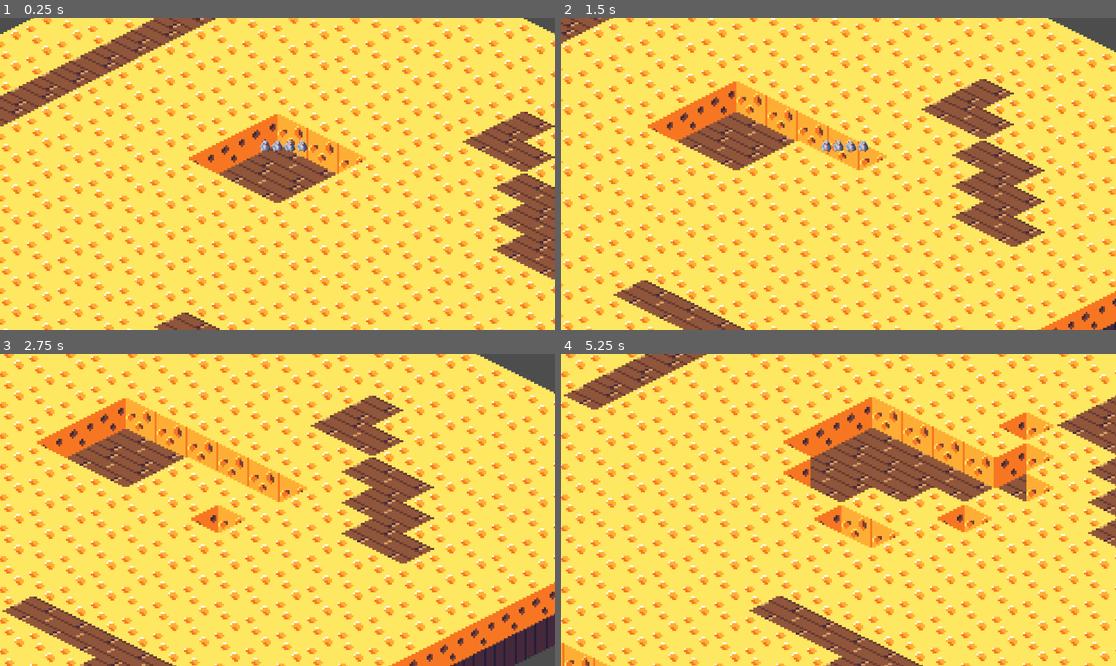
Above: before the commit, frames 1-4 (two rows, left to right).
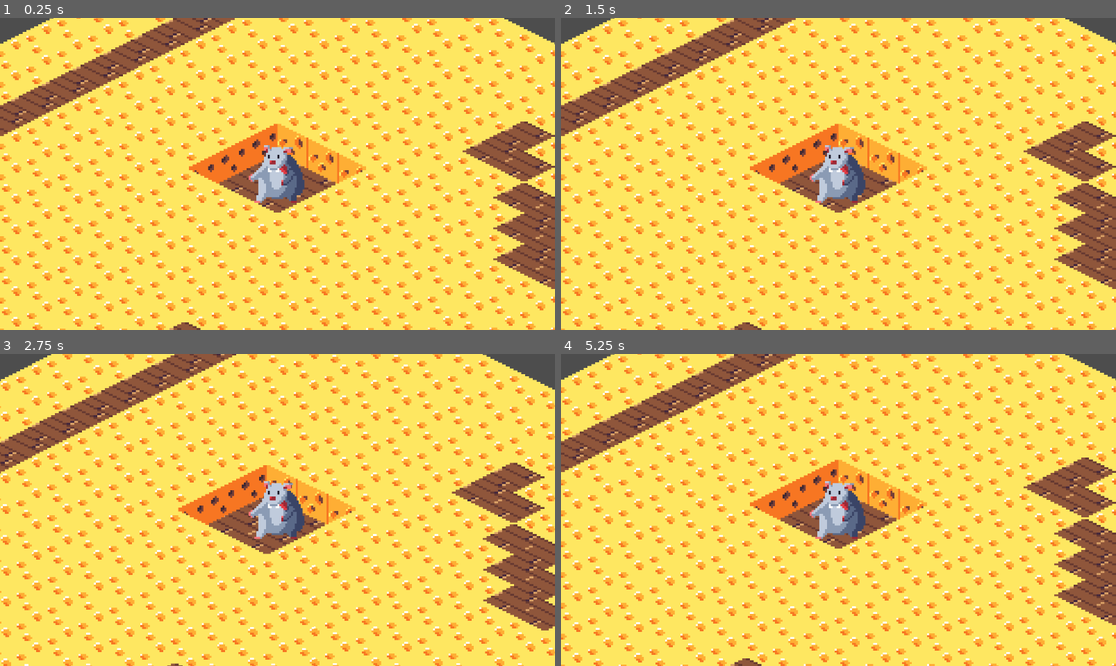
Above: after the commit, the same moments.

Repository: VirtuByte/chubby-cheese-chaser
Game: Godot game, scene res://main.tscn
The game is run twice, just before and just after one commit, with the same random seed, the same clock (stepped at 60 frames per second) and the same inputs.
Inputs (mouse positions are in pixels of both pictures, inside the frame that each line leads up to):
- Up to frame 1 (0.25 s): no input
- Up to frame 2 (1.5 s): tap Enter at 0.5 s; move the mouse to (960, 158) at 0.52 s; hold D (move_right) 0.53-1.28 s; hold Space (dig) 0.53-1.28 s; click (960, 158) at 0.8 s; move the mouse to (727, 189) at 1.27 s; hold S (move_down) from 1.28 s (still down); click (727, 189) at 1.35 s
- Up to frame 3 (2.75 s): tap Space (dig) at 1.55, 2 s; move the mouse to (333, 441) at 2.02 s; release S (move_down) at 2.03 s; hold D (move_right) from 2.03 s (still down); hold Space (dig) from 2.03 s (still down); click (333, 441) at 2.3 s
- Up to frame 4 (5.25 s): tap Enter at 2.75 s; move the mouse to (810, 572) at 2.77 s; release D (move_right) at 2.78 s; release Space (dig) at 2.78 s; hold W (move_up) 2.78-3.53 s; click (810, 572) at 2.85 s; tap Space (dig) at 3.05, 4.55 s; move the mouse to (1005, 556) at 3.52 s; hold Space (dig) 3.53-4.28 s; hold A (move_left) 3.53-5.03 s; click (1005, 556) at 3.8 s; move the mouse to (672, 463) at 4.27 s; click (672, 463) at 4.35 s; move the mouse to (866, 510) at 5.02 s; hold S (move_down) from 5.03 s (still down); hold Space (dig) from 5.03 s (still down)

The runs differ from the first frame. In frame 1, 39% of the frame differs, in the area x 0-100%, y 0-100%; in frame 2, 50%; in frame 3, 49%; in frame 4, 51%.

Commit message:
enhance player controls

Diff:
--- a/chars/mouse.tscn
+++ b/chars/mouse.tscn
@@ -5,19 +5,19 @@
 
 [sub_resource type="AtlasTexture" id="AtlasTexture_8121h"]
 atlas = ExtResource("1_504ad")
-region = Rect2(0, 0, 128, 128)
+region = Rect2(0, 0, 32, 32)
 
 [sub_resource type="AtlasTexture" id="AtlasTexture_rbbx8"]
 atlas = ExtResource("1_504ad")
-region = Rect2(128, 0, 128, 128)
+region = Rect2(32, 0, 32, 32)
 
 [sub_resource type="AtlasTexture" id="AtlasTexture_imava"]
 atlas = ExtResource("1_504ad")
-region = Rect2(256, 0, 128, 128)
+region = Rect2(64, 0, 32, 32)
 
 [sub_resource type="AtlasTexture" id="AtlasTexture_b26xi"]
 atlas = ExtResource("1_504ad")
-region = Rect2(384, 0, 128, 128)
+region = Rect2(96, 0, 32, 32)
 
 [sub_resource type="SpriteFrames" id="SpriteFrames_518uq"]
 animations = [{
@@ -56,13 +56,13 @@
 frame_progress = 0.74174404
 
 [node name="hitbox" type="CollisionShape2D" parent="."]
-position = Vector2(5, 29)
-rotation = 1.5707964
-scale = Vector2(3, 3.105)
+position = Vector2(0, 8)
+scale = Vector2(0.5, 0.5)
 shape = SubResource("CapsuleShape2D_8121h")
 
 [node name="digDirection" type="Node2D" parent="."]
-position = Vector2(-90, 0)
+position = Vector2(-18, 0)
+scale = Vector2(0.2, 0.2)
 
 [node name="digBox" type="Area2D" parent="digDirection"]
 
--- a/chars/player.gd
+++ b/chars/player.gd
@@ -1,10 +1,4 @@
 extends CharacterBody2D
-
-@export var tile_map_layer_walls: TileMapLayer
-
-const SPEED = 80
-
-var current_direction
 
 enum DIRECTIONS {
 	UP,
@@ -18,85 +12,82 @@
 	IDLE,
 }
 
-var KEY_UP = false
-var KEY_DOWN = false
-var KEY_LEFT = false
-var KEY_RIGHT = false
+@export var tile_map_layer_walls: TileMapLayer
+@export var speed = 80
+
+var current_direction: DIRECTIONS
 
 func _process(_delta: float) -> void:
-	get_input()
-	set_direction()
-	move()
+	if Input.is_action_pressed("move"):
+		move()
+	else:
+		current_direction = DIRECTIONS.IDLE
+		move()
 
-func get_input():
-	if Input.is_action_pressed("move_up"): KEY_UP = true
-	else: KEY_UP = false
+func _input(event: InputEvent) -> void:
+	if event is InputEventMouseMotion || event is InputEventMouseButton:
+		var mouse_angle = rad_to_deg(get_angle_to(get_global_mouse_position()))
+		set_direction(mouse_angle)
 
-	if Input.is_action_pressed("move_down"): KEY_DOWN = true
-	else: KEY_DOWN = false
-
-	if Input.is_action_pressed("move_left"): KEY_LEFT = true
-	else: KEY_LEFT = false
-
-	if Input.is_action_pressed("move_right"): KEY_RIGHT = true
-	else: KEY_RIGHT = false
-
-	if Input.is_action_pressed("dig"):
+	if event.is_action_pressed("dig"):
 		var position_in_front = get_position_in_front()
 
 		if tile_map_layer_walls.get_cell_source_id(position_in_front) != -1:
 			tile_map_layer_walls.set_cell(position_in_front, -1)
 			# tileMapWalls.set_cells_terrain_connect([Vector2(0, 0)], 0, -1, true) # ToDo - Update Autotiling
 
-func set_direction() -> void:
-	if KEY_UP:
-		if KEY_LEFT: current_direction = DIRECTIONS.UP_LEFT
-		elif KEY_RIGHT: current_direction = DIRECTIONS.UP_RIGHT
-		else: current_direction = DIRECTIONS.UP
-
-	elif KEY_DOWN:
-		if KEY_LEFT: current_direction = DIRECTIONS.DOWN_LEFT
-		elif KEY_RIGHT: current_direction = DIRECTIONS.DOWN_RIGHT
-		else: current_direction = DIRECTIONS.DOWN
-
-	elif KEY_LEFT: current_direction = DIRECTIONS.LEFT
-	elif KEY_RIGHT: current_direction = DIRECTIONS.RIGHT
-	else: current_direction = DIRECTIONS.IDLE
+func set_direction(mouse_angle: float) -> void:
+	if mouse_angle <= -157.5 || mouse_angle >= 157.5:
+		current_direction = DIRECTIONS.LEFT
+	elif mouse_angle <= -112.5 && mouse_angle > -157.5:
+		current_direction = DIRECTIONS.UP_LEFT
+	elif mouse_angle <= -67.5 && mouse_angle > -112.5:
+		current_direction = DIRECTIONS.UP
+	elif mouse_angle <= -22.5 && mouse_angle > -67.5:
+		current_direction = DIRECTIONS.UP_RIGHT
+	elif mouse_angle <= 22.5 && mouse_angle > -22.5:
+		current_direction = DIRECTIONS.RIGHT
+	elif mouse_angle <= 67.5 && mouse_angle > 22.5:
+		current_direction = DIRECTIONS.DOWN_RIGHT
+	elif mouse_angle <= 112.5 && mouse_angle > 67.5:
+		current_direction = DIRECTIONS.DOWN
+	elif mouse_angle <= 157.5 && mouse_angle > 112.5:
+		current_direction = DIRECTIONS.DOWN_LEFT
 
 func move() -> void:
 	match current_direction:
 		DIRECTIONS.UP:
-			self.velocity = Vector2(0, -SPEED)
+			self.velocity = Vector2(0, -speed)
 			$AnimatedSprite2D.play("walking")
-			$digDirection.position = Vector2(0, -90)
+			$digDirection.position = Vector2(0, -18)
 		DIRECTIONS.DOWN:
-			self.velocity = Vector2(0, SPEED)
+			self.velocity = Vector2(0, speed)
 			$AnimatedSprite2D.play("walking")
-			$digDirection.position = Vector2(0, 90)
+			$digDirection.position = Vector2(0, 12)
 		DIRECTIONS.LEFT:
-			self.velocity = Vector2(-SPEED, 0)
+			self.velocity = Vector2(-speed, 0)
 			$AnimatedSprite2D.play("walking")
-			$digDirection.position = Vector2(-90, 0)
+			$digDirection.position = Vector2(-22, -3)
 		DIRECTIONS.RIGHT:
-			self.velocity = Vector2(SPEED, 0)
+			self.velocity = Vector2(speed, 0)
 			$AnimatedSprite2D.play("walking")
-			$digDirection.position = Vector2(90, 0)
+			$digDirection.position = Vector2(22, -3)
 		DIRECTIONS.UP_LEFT:
-			self.velocity = cartesian_to_isometrics(Vector2(-SPEED, 0))
+			self.velocity = cartesian_to_isometrics(Vector2(-speed, 0))
 			$AnimatedSprite2D.play("walking")
-			$digDirection.position = Vector2(-60, -60)
+			$digDirection.position = Vector2(-12, -12)
 		DIRECTIONS.UP_RIGHT:
-			self.velocity = cartesian_to_isometrics(Vector2(0, -SPEED))
+			self.velocity = cartesian_to_isometrics(Vector2(0, -speed))
 			$AnimatedSprite2D.play("walking")
-			$digDirection.position = Vector2(60, -60)
+			$digDirection.position = Vector2(12, -12)
 		DIRECTIONS.DOWN_LEFT:
-			self.velocity = cartesian_to_isometrics(Vector2(0, SPEED))
+			self.velocity = cartesian_to_isometrics(Vector2(0, speed))
 			$AnimatedSprite2D.play("walking")
-			$digDirection.position = Vector2(-60, 60)
+			$digDirection.position = Vector2(-12, 5)
 		DIRECTIONS.DOWN_RIGHT:
-			self.velocity = cartesian_to_isometrics(Vector2(SPEED, 0))
+			self.velocity = cartesian_to_isometrics(Vector2(speed, 0))
 			$AnimatedSprite2D.play("walking")
-			$digDirection.position = Vector2(60, 60)
+			$digDirection.position = Vector2(12, 5)
 		DIRECTIONS.IDLE:
 			self.velocity = Vector2(0, 0)
 			$AnimatedSprite2D.stop()
--- a/main.tscn
+++ b/main.tscn
@@ -49,14 +49,9 @@
 [node name="mouse" parent="." node_paths=PackedStringArray("tile_map_layer_walls") instance=ExtResource("4_1bvp3")]
 z_index = 1
 y_sort_enabled = true
-position = Vector2(3, -45)
-scale = Vector2(0.2, 0.2)
+position = Vector2(0, -45)
 tile_map_layer_walls = NodePath("../walls")
 
 [node name="camera" type="Camera2D" parent="mouse"]
 z_index = 5
-y_sort_enabled = true
-position = Vector2(-14.999998, 224.99998)
-scale = Vector2(4.9999995, 4.9999995)
-offset = Vector2(0, -40)
 zoom = Vector2(4, 4)
--- a/project.godot
+++ b/project.godot
@@ -42,6 +42,11 @@
 "events": [Object(InputEventKey,"resource_local_to_scene":false,"resource_name":"","device":0,"window_id":0,"alt_presse …(189 unchanged characters)…
 ]
 }
+move={
+"deadzone": 0.2,
+"events": [Object(InputEventMouseButton,"resource_local_to_scene":false,"resource_name":"","device":-1,"window_id":0,"alt_pressed":false,"shift_pressed":false,"ctrl_pressed":false,"meta_pressed":false,"button_mask":1,"position":Vector2(182, 14),"global_position":Vector2(191, 62),"factor":1.0,"button_index":1,"canceled":false,"pressed":true,"double_click":false,"script":null)
+]
+}
 
 [layer_names]
 
Not shown, added: assets/pics/powerups.png.import
Not shown, added: assets/pics/tileset.png.import
Not shown, added: assets/sounds/mouse_eating_wall.wav.import
